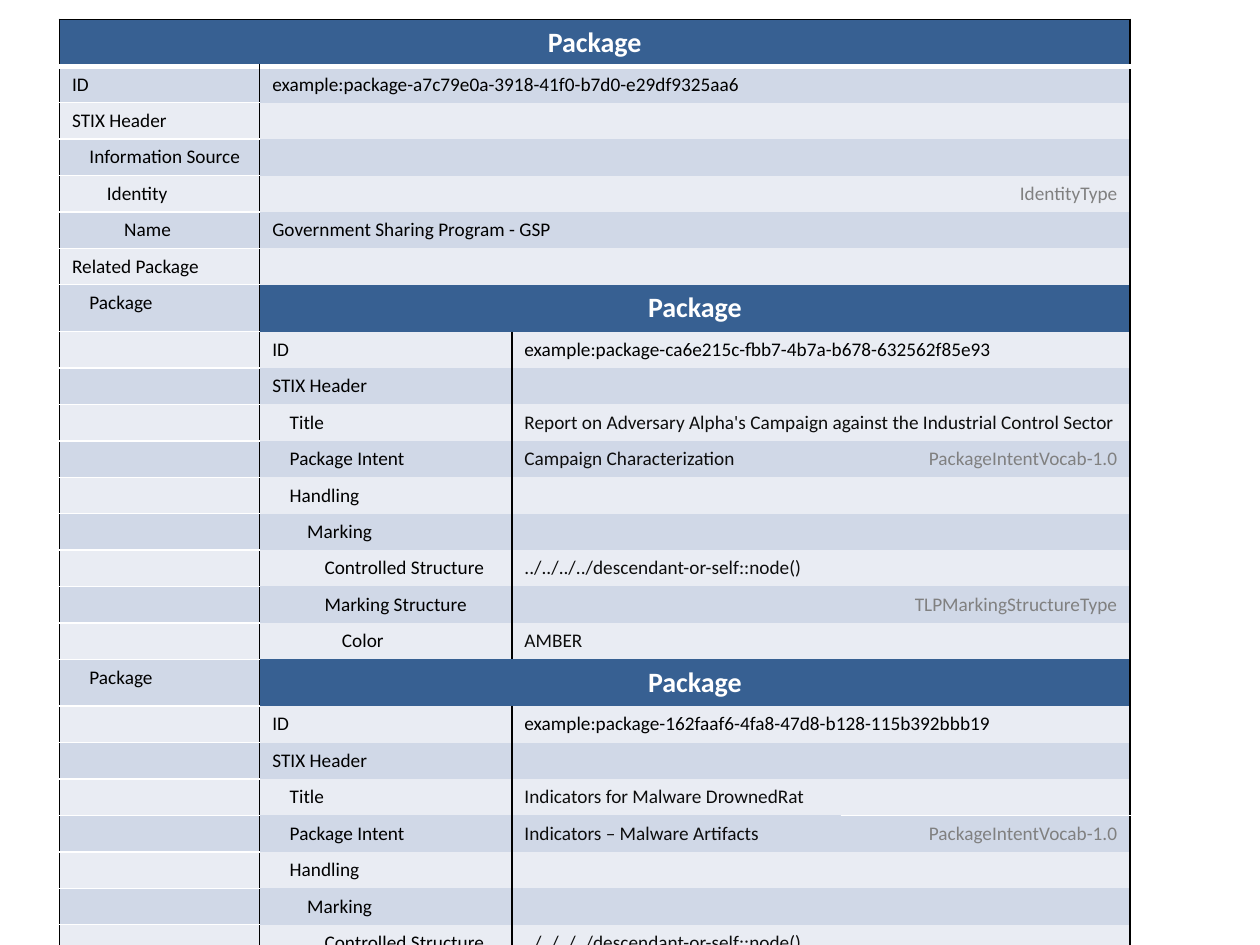
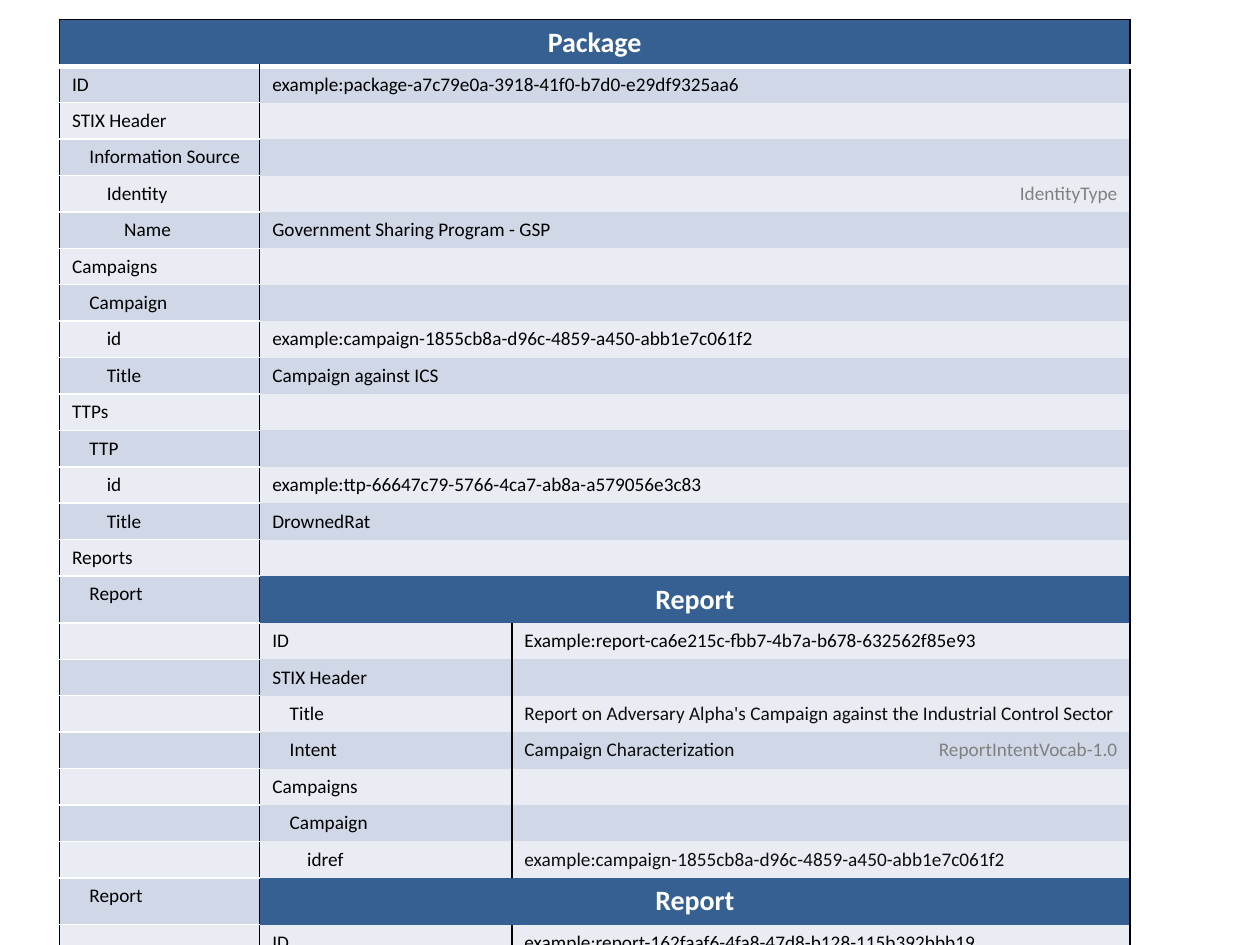
Before and after one commit to STIXProject/stixproject.github.io, a slide deck: slide 1 of documentation/idioms/wrapper/diagram.pptx. Drawn at 1260x945 pixels with LibreOffice and Linux fonts; fonts in the diff are those of the drawing. Boxes give left, top, right and bottom in pixels: in the first picture for what was removed or moved away, otherwise in the second. Text is boxed around its words. In the diff, an @@ line names an element or a change of style, - is before the commit and + after.

Commit message:
Updated the wrapper idiom to talk about packages and reports, closes #239 and #240

```diff
--- a/documentation/idioms/wrapper/diagram.pptx
+++ b/documentation/idioms/wrapper/diagram.pptx
@@ table at bbox=[59, 19, 1130, 945] @@
-row 7: Related Package |  |  | 
-row 8: Package | Package |  | 
-row 9:  | ID | example:package-ca6e215c-fbb7-4b7a-b678-632562f85e93 | 
+row 7: Campaigns |  |  | 
+row 8: Campaign |  |  | 
+row 9: id | example:campaign-1855cb8a-d96c-4859-a450-abb1e7c061f2 |  | 
+row 10: Title | Campaign against ICS |  | 
+row 11: TTPs |  |  | 
+row 12: TTP |  |  | 
+row 13: id | example:ttp-66647c79-5766-4ca7-ab8a-a579056e3c83 |  | 
+row 14: Title | DrownedRat |  | 
+row 15: Reports |  |  | 
+row 16: Report | Report |  | 
+row 17:  | ID | Example:report-ca6e215c-fbb7-4b7a-b678-632562f85e93 | 
-row 12:  | Package Intent | Campaign Characterization | PackageIntentVocab-1.0
-row 13:  | Handling |  | 
-row 14:  | Marking |  | 
-row 15:  | Controlled Structure | ../../../../descendant-or-self::node() | 
-row 16:  | Marking Structure | TLPMarkingStructureType | 
-row 17:  | Color | AMBER | 
-row 18: Package | Package |  | 
-row 19:  | ID | example:package-162faaf6-4fa8-47d8-b128-115b392bbb19 | 
+row 20:  | Intent | Campaign Characterization | ReportIntentVocab-1.0
+row 21:  | Campaigns |  | 
+row 22:  | Campaign |  | 
+row 23:  | idref | example:campaign-1855cb8a-d96c-4859-a450-abb1e7c061f2 | 
+row 24: Report | Report |  | 
+row 25:  | ID | example:report-162faaf6-4fa8-47d8-b128-115b392bbb19 | 
-row 22:  | Package Intent | Indicators – Malware Artifacts | PackageIntentVocab-1.0
-row 23:  | Handling |  | 
-row 24:  | Marking |  | 
-row 25:  | Controlled Structure | ../../../../descendant-or-self::node() | 
-row 26:  | Marking Structure | TLPMarkingStructureType | 
-row 27:  | Color | RED | 
+row 28:  | Package Intent | Indicators – Malware Artifacts | ReportIntentVocab-1.0
+row 29:  | TTPs |  | 
+row 30:  | TTP |  | 
+row 31:  | idref | example:ttp-66647c79-5766-4ca7-ab8a-a579056e3c83 | 
```
Also in this commit, not shown: 8 other files.
